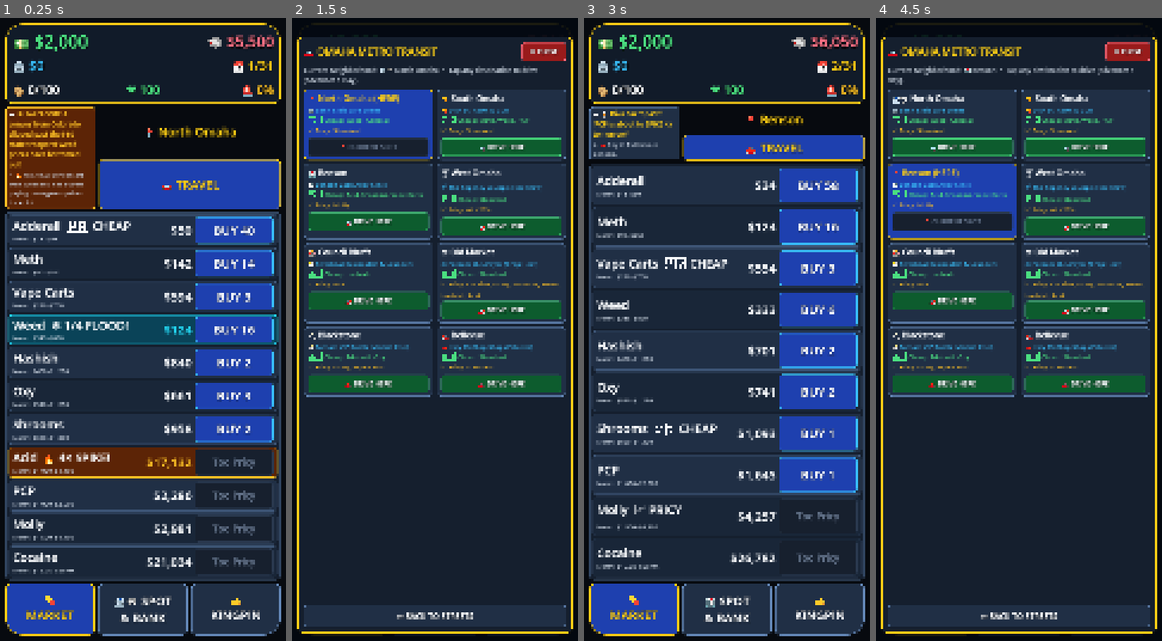
Above: before the commit, frames 1-4 (left to right).
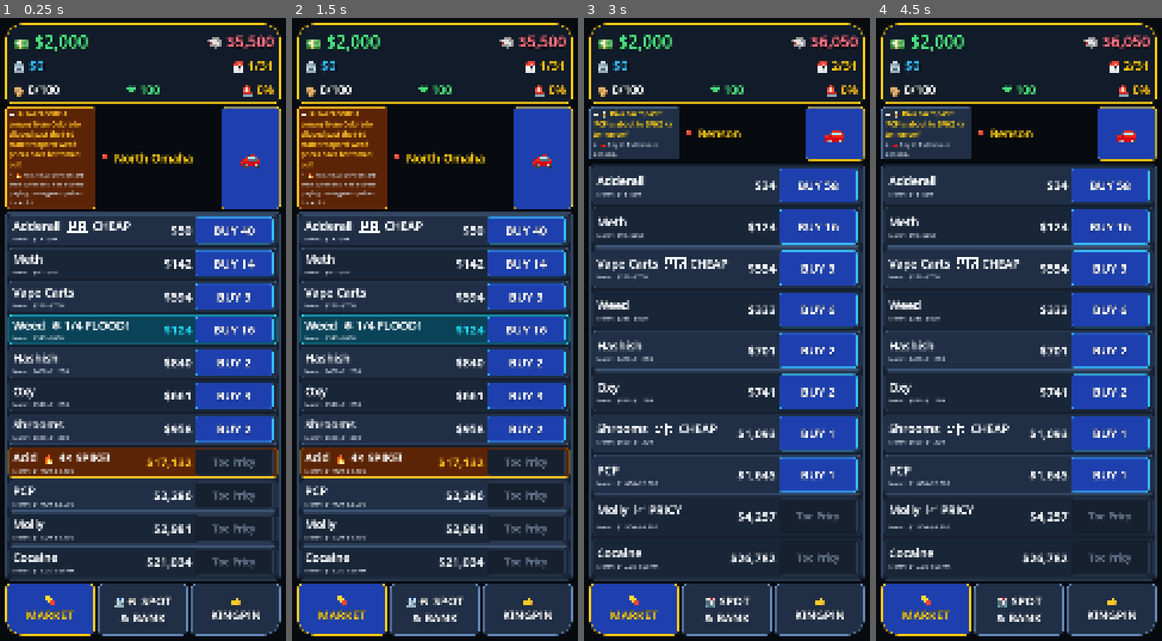
Above: after the commit, the same moments.

Repository: TimGoergen/dope-wars
Game: Godot game, scene res://Main.tscn
Same seed, same stepped clock (60 frames per second), same inputs: the game is played once before the commit and once after it.
Inputs (mouse positions are in pixels of both pictures, inside the frame that each line leads up to):
- Up to frame 1 (0.25 s): no input
- Up to frame 2 (1.5 s): click (343, 155) at 0.5 s; click (480, 186) at 1.25 s, where only the run before the commit has a clickable "🚗 TRAVEL"
- Up to frame 3 (3 s): click (835, 155) at 2 s, where only the run after the commit has a clickable "🚗"; click (686, 229) at 2.77 s
- Up to frame 4 (4.5 s): click (927, 136) at 3.5 s; click (1064, 148) at 4.25 s, where only the run before the commit has a clickable "🚗 TRAVEL"

The runs differ from the first frame. In frame 1, 5.8% of the frame differs, in the area x 34-99%, y 14-31%; in frame 2, 55%, in the area x 1-99%, y 0-100%; in frame 3, 3.2%; in frame 4, 48%.

Commit message:
feat(ui): combine left-aligned location display with right-third car-icon travel button

Diff:
--- a/game/scripts/Main.gd
+++ b/game/scripts/Main.gd
@@ -309,48 +309,43 @@
 	)
 	_scanner_card.add_child(news_hold_btn)
 
-	# Right 2/3: Top half = Red Pin + Full Location Name (no background or outline); Bottom half = 🚗 TRAVEL button
-	var right_col := VBoxContainer.new()
-	right_col.size_flags_horizontal = Control.SIZE_EXPAND_FILL
-	right_col.size_flags_vertical = Control.SIZE_EXPAND_FILL
-	right_col.size_flags_stretch_ratio = 2.0
-	right_col.add_theme_constant_override("separation", 10)
-	top_strip.add_child(right_col)
-
-	_loc_lbl = UiPalette.add_hero_label(right_col, "📍 North Omaha", UiPalette.FONT_DRUG_NAME, UiPalette.GOLD_ACCENT, HORIZONTAL_ALIGNMENT_CENTER)
+	# Right 2/3: Combined Location (left 2/3, vertically centered & left-aligned) + 🚗 Travel Button (right-most 1/3, large car icon only)
+	var right_row := HBoxContainer.new()
+	right_row.size_flags_horizontal = Control.SIZE_EXPAND_FILL
+	right_row.size_flags_vertical = Control.SIZE_EXPAND_FILL
+	right_row.size_flags_stretch_ratio = 2.0
+	right_row.add_theme_constant_override("separation", 12)
+	top_strip.add_child(right_row)
+
+	_loc_lbl = UiPalette.add_hero_label(right_row, "📍 North Omaha", UiPalette.FONT_DRUG_NAME, UiPalette.GOLD_ACCENT, HORIZONTAL_ALIGNMENT_LEFT)
 	_loc_lbl.size_flags_horizontal = Control.SIZE_EXPAND_FILL
 	_loc_lbl.size_flags_vertical = Control.SIZE_EXPAND_FILL
-	_loc_lbl.custom_minimum_size = Vector2(0, 84)
-
-	var act_row := HBoxContainer.new()
-	act_row.size_flags_horizontal = Control.SIZE_EXPAND_FILL
-	act_row.size_flags_vertical = Control.SIZE_EXPAND_FILL
-	act_row.add_theme_constant_override("separation", 12)
-	right_col.add_child(act_row)
+	_loc_lbl.size_flags_stretch_ratio = 2.0
+	_loc_lbl.autowrap_mode = TextServer.AUTOWRAP_WORD_SMART
 
 	_travel_btn = Button.new()
-	_travel_btn.text = "🚗 TRAVEL"
+	_travel_btn.text = "🚗"
 	_travel_btn.size_flags_horizontal = Control.SIZE_EXPAND_FILL
 	_travel_btn.size_flags_vertical = Control.SIZE_EXPAND_FILL
-	_travel_btn.custom_minimum_size = Vector2(0, 84)
-	UiPalette.style_button(_travel_btn, UiPalette.BTN_PRIMARY, UiPalette.GOLD_ACCENT, UiPalette.GOLD_ACCENT, UiPalette.FONT_DRUG_BTN, 14)
+	_travel_btn.size_flags_stretch_ratio = 1.0
+	UiPalette.style_button(_travel_btn, UiPalette.BTN_PRIMARY, UiPalette.GOLD_ACCENT, UiPalette.GOLD_ACCENT, 84, 16)
 	_travel_btn.pressed.connect(func() -> void:
 		Audio.play(&"tap")
 		_open_travel_modal()
 	)
-	act_row.add_child(_travel_btn)
+	right_row.add_child(_travel_btn)
 
 	_finish_run_btn = Button.new()
-	_finish_run_btn.text = "🏁 FINISH RUN"
+	_finish_run_btn.text = "🏁"
 	_finish_run_btn.size_flags_horizontal = Control.SIZE_EXPAND_FILL
 	_finish_run_btn.size_flags_vertical = Control.SIZE_EXPAND_FILL
-	_finish_run_btn.custom_minimum_size = Vector2(0, 84)
+	_finish_run_btn.size_flags_stretch_ratio = 1.0
 	_finish_run_btn.visible = false
-	UiPalette.style_button(_finish_run_btn, UiPalette.BTN_SUCCESS, UiPalette.CASH_EMERALD, UiPalette.TEXT_PRIMARY, UiPalette.FONT_SUBHEAD, 14)
+	UiPalette.style_button(_finish_run_btn, UiPalette.BTN_SUCCESS, UiPalette.CASH_EMERALD, UiPalette.TEXT_PRIMARY, 72, 16)
 	_finish_run_btn.pressed.connect(func() -> void:
 		_on_finish_run_pressed()
 	)
-	act_row.add_child(_finish_run_btn)
+	right_row.add_child(_finish_run_btn)
 
 	# Filtered Active Product Board (Only shows available or held products so rows expand ~35% taller)
 	var board := PanelContainer.new()
@@ -844,7 +839,7 @@
 
 	# 2. Split Top Strip: Right 2/3 (Location + Travel) & Left 1/3 (Newspaper News Display)
 	_loc_lbl.text = "📍 %s" % cur_d["name"]
-	_travel_btn.text = "🚗 TRAVEL"
+	_travel_btn.text = "🚗"
 	_travel_btn.disabled = state.is_final_day()
 	_finish_run_btn.visible = state.is_final_day() and not state.run_completed and not state.game_over
 
--- a/game/sim/UiLayoutTest.gd
+++ b/game/sim/UiLayoutTest.gd
@@ -36,7 +36,7 @@
 	var scanner_card: PanelContainer = main._scanner_card
 	var log_line_1: Label = main._log_line_1
 	var expected_loc := "📍 %s" % String(OmahaCatalog.get_district(main.state.current_district_id)["name"])
-	if loc_lbl.text != expected_loc or loc_lbl.get_global_rect().position.y < hero_rect.end.y or travel_btn.text != "🚗 TRAVEL" or not log_line_1.text.begins_with("📰 ") or not day_lbl.text.begins_with("📅 ") or day_lbl.text.contains("Day"):
+	if loc_lbl.text != expected_loc or loc_lbl.horizontal_alignment != HORIZONTAL_ALIGNMENT_LEFT or loc_lbl.get_global_rect().position.y < hero_rect.end.y or travel_btn.text != "🚗" or not log_line_1.text.begins_with("📰 ") or not day_lbl.text.begins_with("📅 ") or day_lbl.text.contains("Day"):
 		push_error("FAIL [Split Strip & Header]: loc='%s' travel='%s' news='%s' day='%s'" % [loc_lbl.text, travel_btn.text, log_line_1.text, day_lbl.text])
 		quit(1)
 		return
